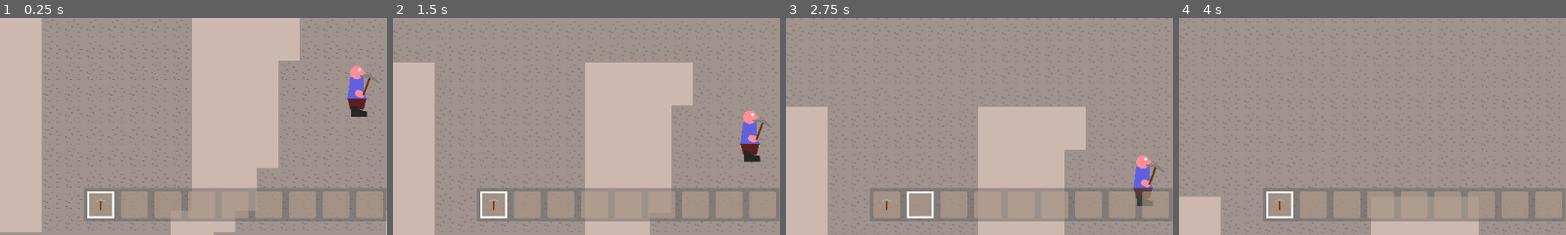
Above: before the commit, frames 1-4 (left to right).
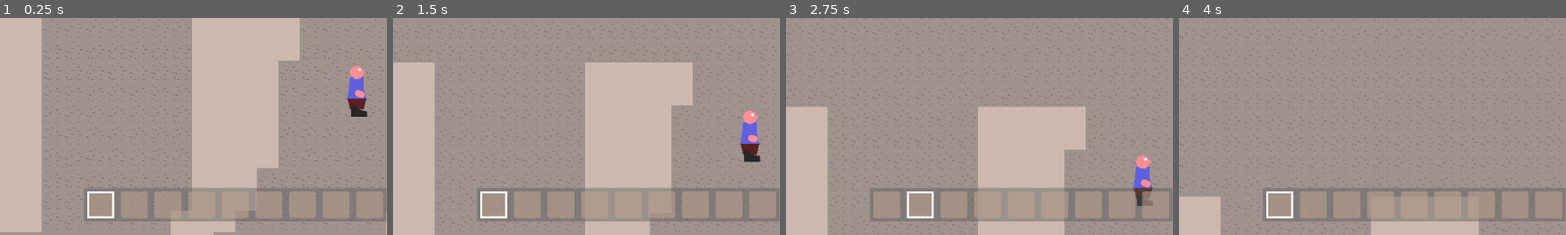
Above: after the commit, the same moments.

Repository: Griiimon/2D-Mining-Sandbox
Game: Godot game, scene res://scenes/game.tscn
The game is run twice, just before and just after one commit, with the same random seed, the same clock (stepped at 60 frames per second) and the same inputs.
Inputs (mouse positions are % of the whole screen's width and height, from its top left):
- Up to frame 1 (0.25 s): no input
- Up to frame 2 (1.5 s): tap Enter at 0.5 s; move the mouse to (72, 45) at 0.52 s; hold D (right) from 0.53 s (still down); tap X (drop_item) at 0.6 s; click (72, 45) at 0.67 s; tap Up (jump) at 0.77 s; tap Space at 1.25 s; move the mouse to (30, 55) at 1.27 s; tap F (interact) at 1.35 s
- Up to frame 3 (2.75 s): tap Up (jump) at 1.52 s; tap Enter at 2 s; move the mouse to (60, 28) at 2.02 s; release D (right) at 2.03 s; hold A (left) from 2.03 s (still down); tap E (next_hotbar_item) at 2.1 s
- Up to frame 4 (4 s): tap Space at 2.75 s; move the mouse to (45, 70) at 2.77 s; release A (left) at 2.78 s; hold D (right) from 2.78 s (still down); tap Q (previous_hotbar_item) at 2.85 s; click (45, 70) at 2.92 s; tap Up (jump) at 3.02, 3.77 s; tap Enter at 3.5 s; move the mouse to (80, 65) at 3.52 s; tap X (drop_item) at 3.6 s
The pictures show only the part of the screen within x 20-70%, y 50-100%; the shares and areas given below are measured in that part.

The runs differ from the first frame. In frame 1, 0.1% of the frame differs, in the area x 24-98%, y 26-89%; in frame 2, 0.1%; in frame 3, 0.1%, in the area x 24-98%, y 67-89%; in frame 4, less than 0.1%.
Error after the commit: Invalid assignment of property or key 'player' with value of type 'CharacterBody2D (Player)' on a base object of type 'Node (Game)'. (res://scripts/player/play…

Commit message:
register with game

Diff:
--- a/scripts/player/player.gd
+++ b/scripts/player/player.gd
@@ -42,6 +42,10 @@
 
 
 func _ready():
+	var game: Game= get_parent()
+	assert(game)
+	game.player= self
+
 	inventory.update_callback= update_hotbar
 
 	block_marker= block_marker_scene.instantiate()
